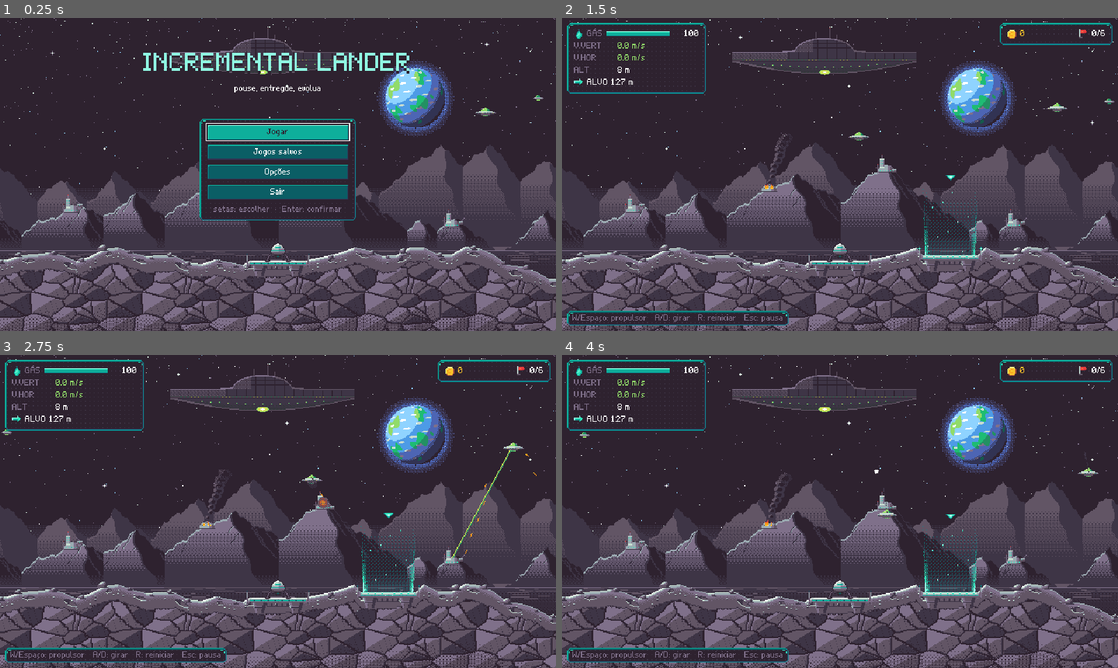
Above: before the commit, frames 1-4 (two rows, left to right).
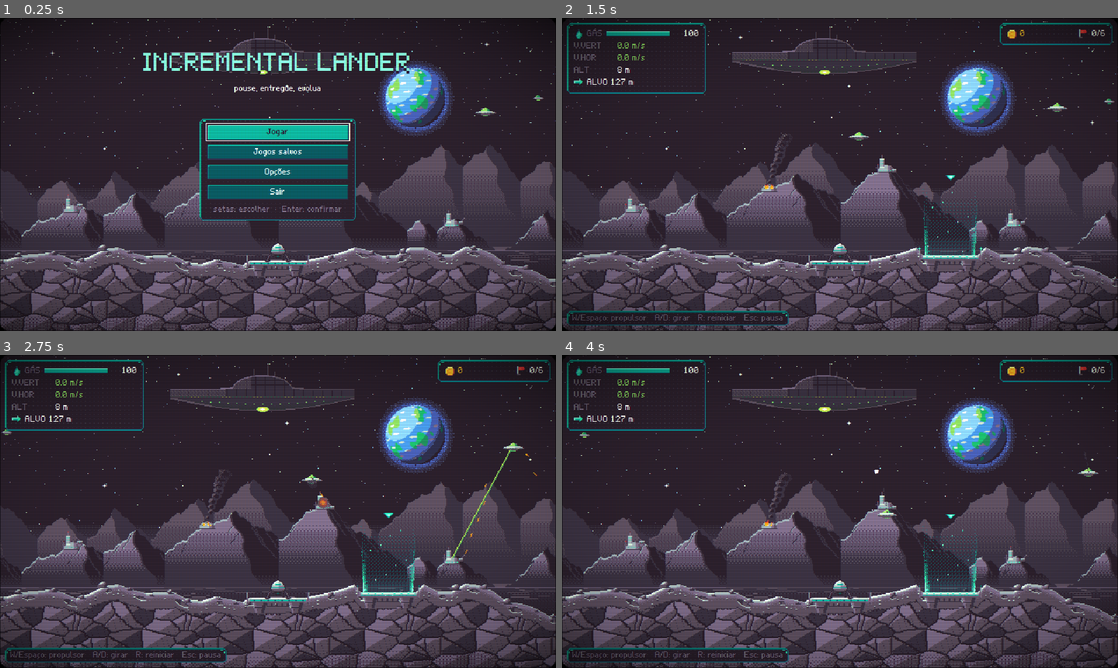
Above: after the commit, the same moments.

Repository: valdersonjr/incremental-lander
Game: Godot game, scene res://game/main.tscn
Two runs of this game, one before a commit and one after it. Both use one fixed random seed, a clock stepped at 60 frames per second and the inputs below.
Inputs (mouse positions are in pixels of both pictures, inside the frame that each line leads up to):
- Up to frame 1 (0.25 s): no input
- Up to frame 2 (1.5 s): click "Jogar" at 0.5 s; click "1" at 1.25 s
- Up to frame 3 (2.75 s): tap Enter (confirm) at 2 s; move the mouse to (400, 495) at 2.02 s; hold D (rotate_right) from 2.03 s (still down); hold Enter (confirm) from 2.03 s (still down); click (400, 495) at 2.17 s
- Up to frame 4 (4 s): release D (rotate_right) at 2.75 s; release Enter (confirm) at 2.75 s; drag from (728, 527) to (812, 574) at 2.77 s; move the mouse to (895, 442) at 3.52 s; hold D (rotate_right) from 3.53 s (still down); tap Q at 3.6 s; click (895, 442) at 3.67 s

The runs differ from the first frame. In frame 1, 12% of the frame differs, in the area x 0-100%, y 0-100%; in frame 2, 12%; in frame 3, 12%; in frame 4, 12%.

Commit message:
Filtro CRT ligado por padrão (autoload Crt + shader na resolução da arte) e opção Ligado/Desligado no título e no menu do jogo
Co-Authored-By: Claude Opus 5.5 <noreply@anthropic.com>
Claude-Session: https://claude.ai/code/session_01JhKCi9Us7j2H5LJGQ5fDNT

Diff:
--- /dev/null
+++ b/autoload/crt.gd
@@ -0,0 +1,25 @@
+## Filtro CRT por cima de tudo (CanvasLayer 128 + ColorRect com game/screen/crt.gdshader). Ligado por padrao; a opcao
+## "Filtro CRT" (GameState.crt_enabled / set_crt, salva em settings.json) liga e desliga. So apresentacao.
+extends CanvasLayer
+
+const SHADER := preload("res://game/screen/crt.gdshader")
+
+var _rect: ColorRect
+
+
+func _ready() -> void:
+	layer = 128
+	process_mode = Node.PROCESS_MODE_ALWAYS
+	_rect = ColorRect.new()
+	_rect.set_anchors_preset(Control.PRESET_FULL_RECT)
+	_rect.mouse_filter = Control.MOUSE_FILTER_IGNORE
+	var mat := ShaderMaterial.new()
+	mat.shader = SHADER
+	_rect.material = mat
+	add_child(_rect)
+	Events.settings_changed.connect(_apply)
+	_apply()
+
+
+func _apply() -> void:
+	visible = GameState.crt_enabled()
--- a/autoload/events.gd
+++ b/autoload/events.gd
@@ -16,3 +16,6 @@
 signal prestiged(gain: float, total_points: float)
 @warning_ignore("unused_signal")
 signal goal_reached(planet_id: String)
+## Opcoes mudaram (volumes, filtro CRT): quem mostra algo das opcoes se atualiza.
+@warning_ignore("unused_signal")
+signal settings_changed
--- a/autoload/game_state.gd
+++ b/autoload/game_state.gd
@@ -220,7 +220,17 @@
 	apply_settings()
 
 
-## Aplica as opcoes (volumes) nos buses de audio.
+## Filtro CRT ligado (padrao: sim).
+func crt_enabled() -> bool:
+	return bool(settings.get("crt", true))
+
+
+func set_crt(on: bool) -> void:
+	settings["crt"] = on
+	apply_settings()
+
+
+## Aplica as opcoes (volumes nos buses de audio) e avisa quem mostra as outras (filtro CRT).
 func apply_settings() -> void:
 	for bus: String in BUSES:
 		var idx := AudioServer.get_bus_index(bus)
@@ -228,3 +238,4 @@
 			var v := volume(bus)
 			AudioServer.set_bus_mute(idx, v <= 0.0)
 			AudioServer.set_bus_volume_db(idx, linear_to_db(maxf(v, 0.0001)))
+	Events.settings_changed.emit()
--- a/game/pause/pause_menu.gd
+++ b/game/pause/pause_menu.gd
@@ -61,6 +61,7 @@
 		c.queue_free()
 	for bus: String in GameState.BUSES:
 		%Volumes.add_child(UiKit.volume_row(bus))
+	%Volumes.add_child(UiKit.crt_row())
 	var hangar := mode == Mode.HANGAR
 	%Title.text = "MENU" if hangar else "PAUSA"
 	%GameTitle.visible = hangar
--- a/game/pause/pause_menu.tscn
+++ b/game/pause/pause_menu.tscn
@@ -49,7 +49,7 @@
 [node name="VolumeTitle" type="Label" parent="Center/Panel/VBox"]
 layout_mode = 2
 theme_type_variation = &"SectionLabel"
-text = "VOLUME"
+text = "SOM E IMAGEM"
 
 [node name="Volumes" type="VBoxContainer" parent="Center/Panel/VBox"]
 unique_name_in_owner = true
--- /dev/null
+++ b/game/screen/crt.gdshader
@@ -0,0 +1,49 @@
+// Filtro CRT de tela inteira (opcao "Filtro CRT", ligado por padrao). Roda na resolucao da arte (640x360, antes da
+// ampliacao inteira do modo viewport), entao tudo e medido em pixels de arte: linha de varredura = linha de arte
+// alternada, sem curvatura (deformaria pixels e texto). Efeitos sutis para nao prejudicar a leitura da interface.
+shader_type canvas_item;
+
+uniform sampler2D screen_tex : hint_screen_texture, filter_nearest;
+// Escurecimento das linhas de varredura (linhas de arte impares).
+uniform float scanline : hint_range(0.0, 0.5) = 0.12;
+// Brilho do fosforo: os vizinhos claros "vazam" luz.
+uniform float glow : hint_range(0.0, 1.0) = 0.22;
+// Separacao de cor (vermelho de um lado, azul do outro), em fracao de um pixel vizinho.
+uniform float chroma : hint_range(0.0, 1.0) = 0.22;
+// Escurecimento das bordas e raio dos cantos do tubo (em pixels de arte).
+uniform float vignette : hint_range(0.0, 1.0) = 0.28;
+uniform float corner_px : hint_range(0.0, 40.0) = 10.0;
+// Mascara de fosforo leve (colunas alternadas um pouco mais frias/quentes).
+uniform float mask : hint_range(0.0, 0.3) = 0.04;
+
+vec3 tex(vec2 uv) {
+	return texture(screen_tex, uv).rgb;
+}
+
+void fragment() {
+	vec2 px = SCREEN_PIXEL_SIZE;
+	vec2 uv = SCREEN_UV;
+	vec3 c = tex(uv);
+	// separacao de cor horizontal
+	vec3 l = tex(uv - vec2(px.x, 0.0));
+	vec3 r = tex(uv + vec2(px.x, 0.0));
+	c.r = mix(c.r, l.r, chroma);
+	c.b = mix(c.b, r.b, chroma);
+	// brilho: media da cruz de vizinhos, so a parte clara soma
+	vec3 u = tex(uv - vec2(0.0, px.y));
+	vec3 d = tex(uv + vec2(0.0, px.y));
+	vec3 blur = (l + r + u + d) * 0.25;
+	c += max(blur - 0.35, vec3(0.0)) * glow;
+	// linhas de varredura e mascara de fosforo (em pixels de arte)
+	vec2 p = floor(FRAGCOORD.xy);
+	c *= 1.0 - scanline * mod(p.y, 2.0);
+	c *= mod(p.x, 2.0) < 1.0 ? vec3(1.0 + mask, 1.0, 1.0 - mask) : vec3(1.0 - mask, 1.0, 1.0 + mask);
+	// vinheta suave + cantos arredondados do tubo
+	vec2 cuv = uv * 2.0 - 1.0;
+	c *= 1.0 - vignette * pow(dot(cuv * vec2(0.75, 0.95), cuv * vec2(0.75, 0.95)), 2.0);
+	vec2 size = 1.0 / px;
+	vec2 q = abs(uv * size - size * 0.5) - (size * 0.5 - corner_px);
+	float dist = length(max(q, vec2(0.0))) - corner_px;
+	c *= clamp(-dist, 0.0, 1.0);
+	COLOR = vec4(c, 1.0);
+}
--- a/game/title/title_screen.gd
+++ b/game/title/title_screen.gd
@@ -228,7 +228,7 @@
 
 # --- opcoes ------------------------------------------------------------------------------------------------------
 
-## Volumes por bus (- e +), a mesma linha das opcoes do hangar (UiKit.volume_row).
+## Volumes por bus (- e +) e filtro CRT, as mesmas linhas do menu do jogo (UiKit.volume_row / crt_row).
 func _fill_options() -> void:
 	for c in _options.get_children():
 		if c.name != &"OptionsTitle":
@@ -240,6 +240,7 @@
 		_options.add_child(row)
 		if first == null:
 			first = row.get_child(1) as Button
+	_options.add_child(UiKit.crt_row())
 	var back := Button.new()
 	back.text = "Voltar [Esc]"
 	back.pressed.connect(func() -> void: _set_screen(Screen.MENU))
--- a/project.godot
+++ b/project.godot
@@ -22,6 +22,7 @@
 Telemetry="*res://autoload/telemetry.gd"
 SaveManager="*res://autoload/save_manager.gd"
 Sound="*res://autoload/sound.gd"
+Crt="*res://autoload/crt.gd"
 
 [debug]
 
--- a/scripts/ui/ui_kit.gd
+++ b/scripts/ui/ui_kit.gd
@@ -3,7 +3,7 @@
 ## vermelho = perigo, ambar = gas acabando, barra de gas ciano). Fonte bitmap: tamanho 11 (1x) ou 22 (2x), nunca
 ## fracionario. Variacoes de tipo: SlimPanel, TitleLabel, SectionLabel, DimLabel, ValueLabel, MoneyLabel, DustLabel, BadLabel,
 ## PrimaryButton, DangerButton, GasBar, WarnBar, DangerBar, XpBar. Foco de teclado = moldura de 1 px na cor de titulo
-## do mundo (toda tela navegavel por setas/Tab mostra onde esta). Widgets compartilhados: volume_row, stat_row, pulse.
+## do mundo (toda tela navegavel por setas/Tab mostra onde esta). Widgets compartilhados: volume_row, crt_row, stat_row, pulse.
 class_name UiKit
 extends RefCounted
 
@@ -202,6 +202,30 @@
 	return row
 
 
+## Linha "Filtro CRT": nome | botao Ligado/Desligado (alterna, salva e toca o clique). Igual no titulo e nos menus.
+static func crt_row() -> HBoxContainer:
+	var row := HBoxContainer.new()
+	row.add_theme_constant_override(&"separation", 4)
+	var name := Label.new()
+	name.text = "Filtro CRT"
+	name.size_flags_horizontal = Control.SIZE_EXPAND_FILL
+	row.add_child(name)
+	var b := Button.new()
+	b.custom_minimum_size = Vector2(70, 15)
+	b.tooltip_text = "efeito de TV de tubo (linhas e brilho); desligue se preferir a imagem limpa"
+	b.set_meta(&"focus_key", "crt")
+	var show := func() -> void:
+		b.text = "Ligado" if GameState.crt_enabled() else "Desligado"
+	b.pressed.connect(func() -> void:
+		GameState.set_crt(not GameState.crt_enabled())
+		SaveManager.request_save()
+		Sound.ui("click")
+		show.call())
+	show.call()
+	row.add_child(b)
+	return row
+
+
 ## Linha de estatistica (resumo/final): icone | nome apagado | valor a direita.
 static func stat_row(icon_name: String, title: String, value: String, variation: StringName = &"ValueLabel") -> HBoxContainer:
 	var row := HBoxContainer.new()
--- a/tests/integration/esc_flow.gd
+++ b/tests/integration/esc_flow.gd
@@ -1,6 +1,6 @@
 ## Teste de integracao do Esc como um jogador (teclas reais): hangar -> Esc abre o MENU do jogo com o hangar escondido
 ## -> R nao decola -> Esc volta ao hangar -> Esc + "Menu inicial" vai ao titulo; no voo Esc pausa e Esc retoma.
-## Imprime ESC_FLOW_TEST OK ou FALHOU.
+## Tambem: filtro CRT ligado por padrao e o botao do menu liga/desliga a camada. Imprime ESC_FLOW_TEST OK ou FALHOU.
 extends Node
 
 const MAIN := preload("res://game/main.tscn")
@@ -46,6 +46,13 @@
 			_check("hangar", hangar.visible)
 			_key(KEY_ESCAPE)
 		30:
+			var crt := get_tree().root.get_node("Crt") as CanvasLayer
+			_check("crt_padrao_ligado", crt.visible)
+			var toggle: Button = menu.find_children("*", "Button", true, false).filter(func(b: Node) -> bool:
+				return b.get_meta(&"focus_key", "") == "crt")[0]
+			toggle.pressed.emit()
+			_check("crt_desliga_pelo_menu", not crt.visible and toggle.text == "Desligado")
+			toggle.pressed.emit()
 			_check("esc_no_hangar_abre_menu", menu.visible and not hangar.visible and menu.mode == PauseMenu.Mode.HANGAR)
 			_check("menu_nao_pausa", not get_tree().paused)
 			_key(KEY_R)
Not shown, added: autoload/crt.gd.uid
Not shown, added: game/screen/crt.gdshader.uid
Not shown, changed: .claude/skills/godot-dev/references/testing.md
Not shown, changed: .claude/skills/godot-dev/references/ui.md
Not shown, changed: docs/ARCHITECTURE.md
Not shown, changed: docs/DECISIONS.md
Not shown, changed: docs/HANDOFF.md
Not shown, changed: docs/ROADMAP.md
